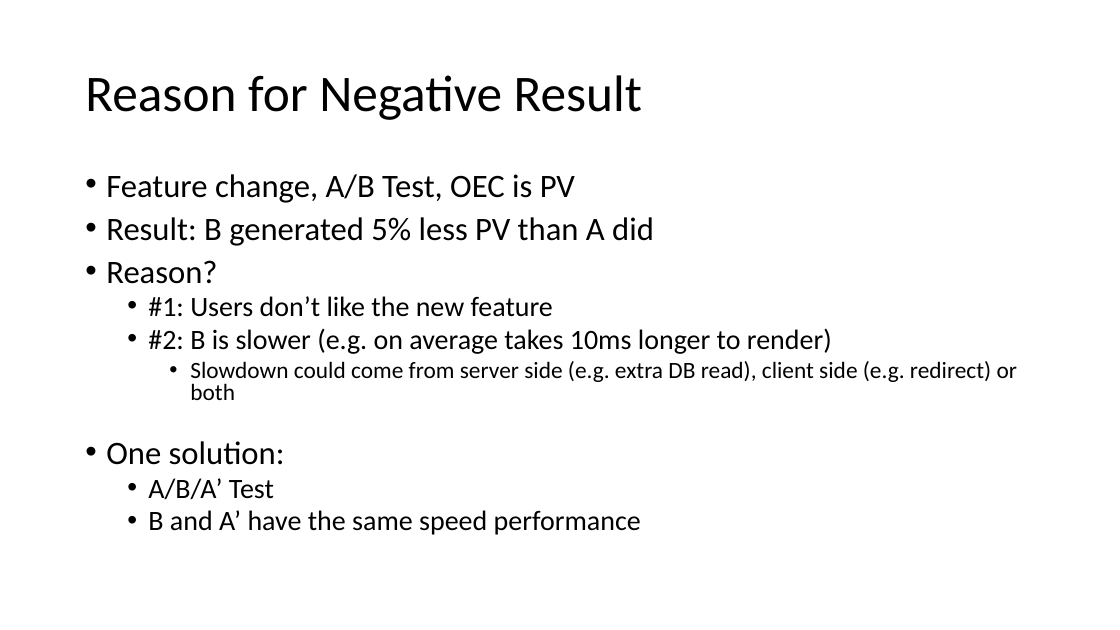
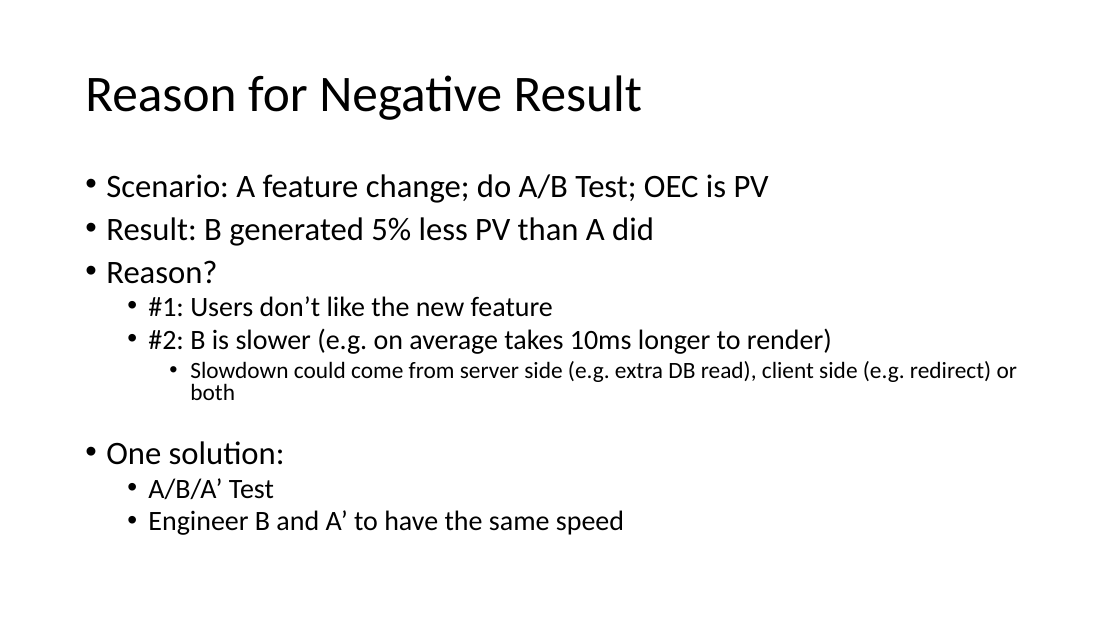
Before and after one commit to patng323/learn, a slide deck: slide 22 of FieldExperiments/AB Testing.pptx. Drawn at 1120x630 pixels with LibreOffice and Linux fonts; fonts in the diff are those of the drawing. Boxes give left, top, right and bottom in pixels: in the first picture for what was removed or moved away, otherwise in the second. Text is boxed around its words. In the diff, an @@ line names an element or a change of style, - is before the commit and + after.

```diff
--- a/FieldExperiments/AB Testing.pptx
+++ b/FieldExperiments/AB Testing.pptx
@@ text at [106, 174, 769, 203]: text changed @@
-• Feature change, A/B Test, OEC is PV
+• Scenario: A feature change; do A/B Test; OEC is PV
@@ text at [148, 510, 624, 535]: text changed @@
-  • B and A’ have the same speed performance
+  • Engineer B and A’ to have the same speed
```
Also in this commit, not shown: 9 other slides changed.
